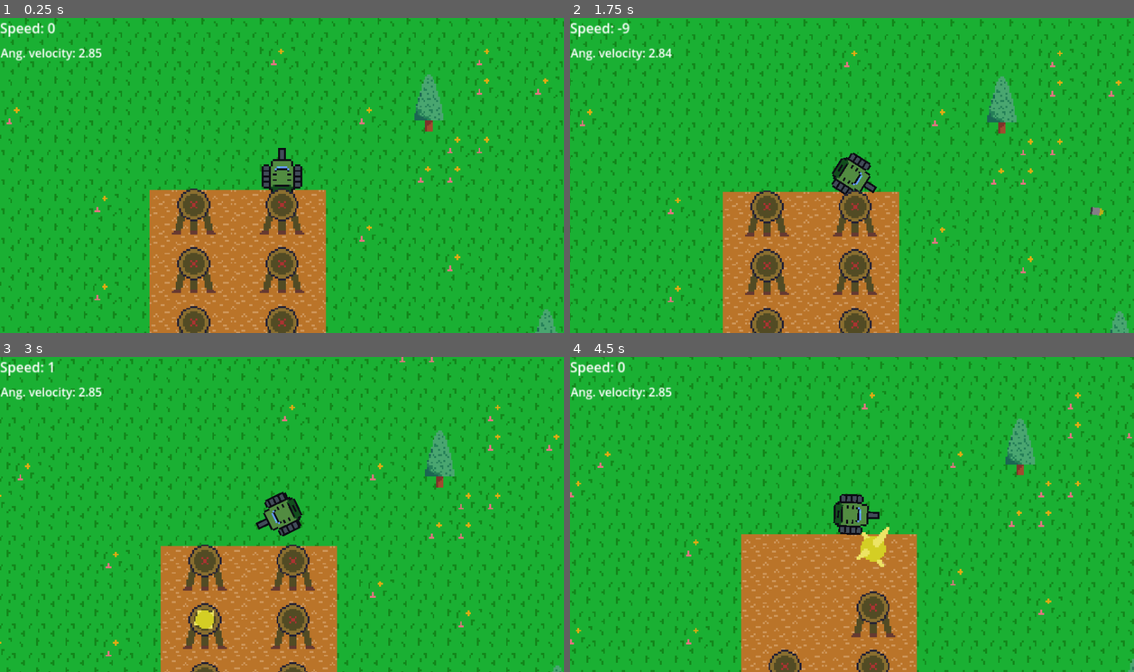
Above: before the commit, frames 1-4 (two rows, left to right).
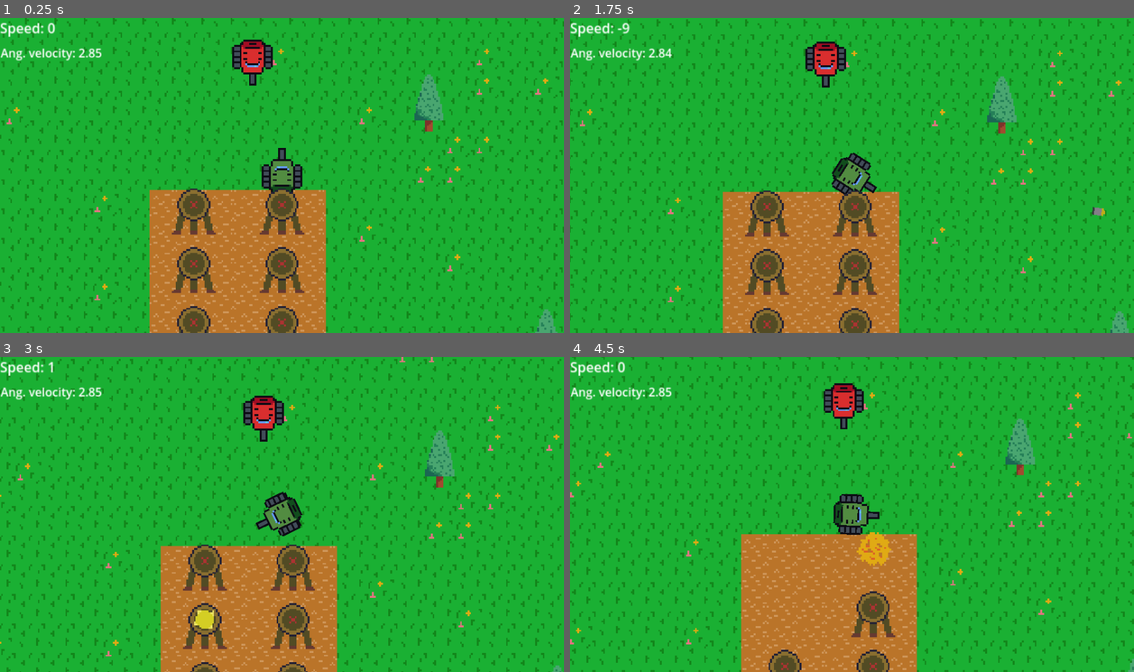
Above: after the commit, the same moments.

Repository: Hirosam1/tank_game
Game: Godot game, scene res://scenes/maps/debug.tscn
The game is run twice, just before and just after one commit, with the same random seed, the same clock (stepped at 60 frames per second) and the same inputs. The project has no main scene, so this scene is started directly.
Inputs:
- Up to frame 1 (0.25 s): no input
- Up to frame 2 (1.75 s): tap Enter at 0.5 s; hold D (player_mov_right) 0.53-1.28 s; hold Space (fire) 0.53-1.28 s; hold S (player_mov_down) from 1.28 s (still down); tap Space (fire) at 1.35 s
- Up to frame 3 (3 s): release S (player_mov_down) at 2.03 s; hold D (player_mov_right) 2.03-2.78 s; hold Space (fire) 2.03-2.78 s; hold W (player_mov_up) from 2.78 s (still down); tap Space (fire) at 2.85 s
- Up to frame 4 (4.5 s): release W (player_mov_up) at 3.53 s; hold Space (fire) 3.53-4.28 s; hold A (player_mov_left) from 3.53 s (still down); tap Space (fire) at 4.35 s

The runs differ from the first frame. In frame 1, 0.7% of the frame differs, in the area x 41-49%, y 6-22%; in frame 2, 0.8%; in frame 3, 0.7%; in frame 4, 1.2%, in the area x 44-57%, y 8-67%.

Commit message:
Make tankAI destructable with hurtboxes

Diff:
--- a/project.godot
+++ b/project.godot
@@ -64,3 +64,9 @@
 , Object(InputEventJoypadButton,"resource_local_to_scene":false,"resource_name":"","device":-1,"button_index":0,"pressure":0.0,"pressed":false,"script":null)
 ]
 }
+
+[layer_names]
+
+2d_physics/layer_1="PsysicsLayer"
+2d_physics/layer_2="HurtLayer"
+2d_physics/layer_3="DamageLayer"
--- a/scenes/assets/bullet.tscn
+++ b/scenes/assets/bullet.tscn
@@ -5,7 +5,7 @@
 [ext_resource type="Script" path="res://scripts/damagebox.gd" id="3_42u1w"]
 
 [sub_resource type="CircleShape2D" id="CircleShape2D_1dxqn"]
-radius = 3.16228
+radius = 2.0
 
 [node name="Bullet" type="Node2D"]
 z_index = 1
@@ -18,13 +18,17 @@
 texture = ExtResource("1_bsfbt")
 
 [node name="DamageBox" type="Area2D" parent="."]
+collision_layer = 4
+collision_mask = 2
 script = ExtResource("3_42u1w")
 object_damage = 50
 root_node = NodePath("..")
 
 [node name="CollisionShape2D" type="CollisionShape2D" parent="DamageBox"]
 z_index = 2
+position = Vector2(0, 1)
 shape = SubResource("CircleShape2D_1dxqn")
+debug_color = Color(0.74902, 0.25098, 0.941176, 0.419608)
 
 [node name="LifeTimer" type="Timer" parent="."]
 wait_time = 2.0
--- a/scenes/assets/hurtbox.tscn
+++ b/scenes/assets/hurtbox.tscn
@@ -7,6 +7,8 @@
 
 [node name="Hurtbox" type="Area2D"]
 z_index = 2
+collision_layer = 2
+collision_mask = 4
 script = ExtResource("1_rddwi")
 
 [node name="CollisionShape2D" type="CollisionShape2D" parent="."]
--- a/scenes/assets/shoot_target.tscn
+++ b/scenes/assets/shoot_target.tscn
@@ -1,10 +1,11 @@
-[gd_scene load_steps=11 format=3 uid="uid://cs506b8kfpcox"]
+[gd_scene load_steps=13 format=3 uid="uid://cs506b8kfpcox"]
 
 [ext_resource type="Texture2D" uid="uid://doksiiwcl2t3b" path="res://sprites/interactables_objs.png" id="1_nglia"]
 [ext_resource type="Script" path="res://scripts/destructable_object.gd" id="1_pv3f2"]
-[ext_resource type="PackedScene" uid="uid://b7t3kkfemxwnh" path="res://scenes/assets/health.tscn" id="2_kln2l"]
 [ext_resource type="Texture2D" uid="uid://decrmkmjcdw50" path="res://sprites/fx_sheet.png" id="2_xeuee"]
 [ext_resource type="Script" path="res://scripts/destructable_object_animation.gd" id="3_0n40n"]
+[ext_resource type="Script" path="res://scripts/health.gd" id="5_0so8n"]
+[ext_resource type="Script" path="res://scripts/hurtbox.gd" id="6_k57i5"]
 
 [sub_resource type="Animation" id="Animation_qmni2"]
 length = 0.001
@@ -91,6 +92,9 @@
 "destruction": SubResource("Animation_fboan")
 }
 
+[sub_resource type="CircleShape2D" id="CircleShape2D_ygmiw"]
+radius = 8.0
+
 [sub_resource type="PhysicsMaterial" id="PhysicsMaterial_vypn6"]
 
 [sub_resource type="RectangleShape2D" id="RectangleShape2D_3pk3u"]
@@ -107,7 +111,7 @@
 texture_filter = 1
 texture = ExtResource("2_xeuee")
 hframes = 7
-frame = 1
+frame = 6
 
 [node name="ObjectSprite" type="Sprite2D" parent="."]
 texture_filter = 1
@@ -121,7 +125,19 @@
 }
 script = ExtResource("3_0n40n")
 
-[node name="Health" parent="." instance=ExtResource("2_kln2l")]
+[node name="Health" type="Node2D" parent="."]
+script = ExtResource("5_0so8n")
+
+[node name="Hurtbox" type="Area2D" parent="Health"]
+z_index = 2
+collision_layer = 2
+collision_mask = 4
+script = ExtResource("6_k57i5")
+
+[node name="CollisionShape2D" type="CollisionShape2D" parent="Health/Hurtbox"]
+z_index = 2
+shape = SubResource("CircleShape2D_ygmiw")
+debug_color = Color(0.839216, 0.207843, 0.168627, 0.419608)
 
 [node name="StaticBody2D" type="StaticBody2D" parent="."]
 physics_material_override = SubResource("PhysicsMaterial_vypn6")
@@ -134,5 +150,3 @@
 [connection signal="finished_destroy_animation" from="AnimationPlayer" to="." method="_on_animation_player_finished_destroy_animation"]
 [connection signal="health_depleted" from="Health" to="." method="_on_health_health_depleted"]
 [connection signal="health_depleted" from="Health" to="AnimationPlayer" method="_on_health_health_depleted"]
-
-[editable path="Health"]
--- a/scenes/assets/tank_ai.tscn
+++ b/scenes/assets/tank_ai.tscn
@@ -1,13 +1,26 @@
-[gd_scene load_steps=11 format=3 uid="uid://s3pysyl7fsky"]
-
-[ext_resource type="Script" path="res://scenes/assets/ai_controll.gd" id="1_fql4l"]
-[ext_resource type="Script" path="res://scripts/Player/player_bullet_spawner.gd" id="2_qgl60"]
-[ext_resource type="PackedScene" uid="uid://c3hyedkxtt3ul" path="res://scenes/assets/bullet.tscn" id="3_3xlnr"]
+[gd_scene load_steps=18 format=3 uid="uid://s3pysyl7fsky"]
+
+[ext_resource type="Script" path="res://scripts/ai_conroll.gd" id="1_agoah"]
+[ext_resource type="Script" path="res://scripts/hurtbox.gd" id="4_ifuck"]
+[ext_resource type="Script" path="res://scripts/health.gd" id="4_qt12e"]
 [ext_resource type="Texture2D" uid="uid://djuirneunpx4e" path="res://sprites/AITank_sheet.png" id="4_xc4ad"]
 [ext_resource type="Script" path="res://scripts/tank_animation.gd" id="5_hpc0d"]
+[ext_resource type="Texture2D" uid="uid://decrmkmjcdw50" path="res://sprites/fx_sheet.png" id="7_dqgbw"]
 
 [sub_resource type="CircleShape2D" id="CircleShape2D_domve"]
 radius = 9.0
+
+[sub_resource type="RectangleShape2D" id="RectangleShape2D_s3sb6"]
+size = Vector2(6.125, 14)
+
+[sub_resource type="RectangleShape2D" id="RectangleShape2D_axp4h"]
+size = Vector2(6.125, 14)
+
+[sub_resource type="RectangleShape2D" id="RectangleShape2D_otlj6"]
+size = Vector2(8, 2)
+
+[sub_resource type="RectangleShape2D" id="RectangleShape2D_t1qnd"]
+size = Vector2(14, 2)
 
 [sub_resource type="Animation" id="Animation_2hb60"]
 resource_name = "Idle"
@@ -56,19 +69,101 @@
 "update": 1,
 "values": [0]
 }
+tracks/1/type = "value"
+tracks/1/imported = false
+tracks/1/enabled = true
+tracks/1/path = NodePath("FXSprite:visible")
+tracks/1/interp = 1
+tracks/1/loop_wrap = true
+tracks/1/keys = {
+"times": PackedFloat32Array(0),
+"transitions": PackedFloat32Array(1),
+"update": 1,
+"values": [false]
+}
+tracks/2/type = "value"
+tracks/2/imported = false
+tracks/2/enabled = true
+tracks/2/path = NodePath("FXSprite:frame")
+tracks/2/interp = 1
+tracks/2/loop_wrap = true
+tracks/2/keys = {
+"times": PackedFloat32Array(0),
+"transitions": PackedFloat32Array(1),
+"update": 1,
+"values": [0]
+}
+
+[sub_resource type="Animation" id="Animation_aa3na"]
+resource_name = "destroying"
+length = 0.6
+tracks/0/type = "value"
+tracks/0/imported = false
+tracks/0/enabled = true
+tracks/0/path = NodePath("FXSprite:visible")
+tracks/0/interp = 1
+tracks/0/loop_wrap = true
+tracks/0/keys = {
+"times": PackedFloat32Array(0, 0.6),
+"transitions": PackedFloat32Array(1, 1),
+"update": 1,
+"values": [true, false]
+}
+tracks/1/type = "value"
+tracks/1/imported = false
+tracks/1/enabled = true
+tracks/1/path = NodePath("FXSprite:frame")
+tracks/1/interp = 1
+tracks/1/loop_wrap = true
+tracks/1/keys = {
+"times": PackedFloat32Array(0, 0.1, 0.2, 0.3, 0.4, 0.5),
+"transitions": PackedFloat32Array(1, 1, 1, 1, 1, 1),
+"update": 1,
+"values": [0, 1, 2, 3, 4, 5]
+}
+
+[sub_resource type="Animation" id="Animation_ttv00"]
+resource_name = "destroy"
+length = 0.7
+tracks/0/type = "value"
+tracks/0/imported = false
+tracks/0/enabled = true
+tracks/0/path = NodePath("FXSprite:visible")
+tracks/0/interp = 1
+tracks/0/loop_wrap = true
+tracks/0/keys = {
+"times": PackedFloat32Array(0, 0.7),
+"transitions": PackedFloat32Array(1, 1),
+"update": 1,
+"values": [true, false]
+}
+tracks/1/type = "value"
+tracks/1/imported = false
+tracks/1/enabled = true
+tracks/1/path = NodePath("FXSprite:frame")
+tracks/1/interp = 1
+tracks/1/loop_wrap = true
+tracks/1/keys = {
+"times": PackedFloat32Array(0, 0.1, 0.2, 0.3, 0.4, 0.5, 0.6),
+"transitions": PackedFloat32Array(1, 1, 1, 1, 1, 1, 1),
+"update": 1,
+"values": [0, 1, 2, 3, 4, 5, 6]
+}
 
 [sub_resource type="AnimationLibrary" id="AnimationLibrary_km24e"]
 _data = {
 "Idle": SubResource("Animation_2hb60"),
 "Moving": SubResource("Animation_g0u3l"),
-"RESET": SubResource("Animation_kqcrg")
+"RESET": SubResource("Animation_kqcrg"),
+"destroy": SubResource("Animation_ttv00"),
+"destroying": SubResource("Animation_aa3na")
 }
 
 [node name="AITank" type="CharacterBody2D"]
 z_index = 1
 y_sort_enabled = true
 motion_mode = 1
-script = ExtResource("1_fql4l")
+script = ExtResource("1_agoah")
 
 [node name="TankCollisionBox" type="CollisionShape2D" parent="."]
 z_index = 2
@@ -76,10 +171,7 @@
 
 [node name="TankBulletSpawner" type="Node2D" parent="."]
 z_index = 1
-position = Vector2(0, 11)
-script = ExtResource("2_qgl60")
-bullet_asset = ExtResource("3_3xlnr")
-shoot_delay = 0.6
+position = Vector2(0, 12)
 
 [node name="TankSprite" type="Sprite2D" parent="."]
 texture_filter = 1
@@ -87,9 +179,76 @@
 offset = Vector2(0, 5)
 hframes = 3
 
+[node name="Health" type="Node2D" parent="."]
+script = ExtResource("4_qt12e")
+health = 200
+
+[node name="RightHurtbox" type="Area2D" parent="Health"]
+z_index = 2
+collision_layer = 2
+collision_mask = 4
+script = ExtResource("4_ifuck")
+damage_negator = 30
+
+[node name="CollisionShape2D" type="CollisionShape2D" parent="Health/RightHurtbox"]
+z_index = 2
+position = Vector2(-3.0625, -1)
+shape = SubResource("RectangleShape2D_s3sb6")
+debug_color = Color(0.839216, 0.207843, 0.168627, 0.419608)
+
+[node name="LeftHurtbox" type="Area2D" parent="Health"]
+z_index = 2
+collision_layer = 2
+collision_mask = 4
+script = ExtResource("4_ifuck")
+damage_negator = 30
+
+[node name="CollisionShape2D" type="CollisionShape2D" parent="Health/LeftHurtbox"]
+z_index = 2
+position = Vector2(3.0625, -1)
+shape = SubResource("RectangleShape2D_axp4h")
+debug_color = Color(0.839216, 0.207843, 0.168627, 0.419608)
+
+[node name="FrontHurtbox" type="Area2D" parent="Health"]
+z_index = 2
+collision_layer = 2
+collision_mask = 4
+script = ExtResource("4_ifuck")
+damage_negator = -25
+
+[node name="CollisionShape2D" type="CollisionShape2D" parent="Health/FrontHurtbox"]
+z_index = 2
+position = Vector2(0, 7)
+shape = SubResource("RectangleShape2D_otlj6")
+debug_color = Color(0.839216, 0.207843, 0.168627, 0.419608)
+
+[node name="BackHurtbox" type="Area2D" parent="Health"]
+z_index = 2
+collision_layer = 2
+collision_mask = 4
+script = ExtResource("4_ifuck")
+damage_negator = 15
+
+[node name="CollisionShape2D" type="CollisionShape2D" parent="Health/BackHurtbox"]
+z_index = 2
+position = Vector2(0, -9)
+shape = SubResource("RectangleShape2D_t1qnd")
+debug_color = Color(0.839216, 0.207843, 0.168627, 0.419608)
+
 [node name="TankAnimation" type="AnimationPlayer" parent="."]
 libraries = {
 "": SubResource("AnimationLibrary_km24e")
 }
 script = ExtResource("5_hpc0d")
 max_animation_speed = 9.0
+
+[node name="FXSprite" type="Sprite2D" parent="."]
+visible = false
+texture_filter = 1
+texture = ExtResource("7_dqgbw")
+hframes = 7
+
+[connection signal="health_depleted" from="Health" to="." method="_on_health_health_depleted"]
+[connection signal="health_depleted" from="Health" to="TankAnimation" method="_on_health_health_depleted"]
+[connection signal="animation_finished" from="TankAnimation" to="TankAnimation" method="_on_animation_finished"]
+[connection signal="finished_destroy_animation" from="TankAnimation" to="." method="_on_tank_animation_finished_destroy_animation"]
--- a/scenes/assets/tank_player.tscn
+++ b/scenes/assets/tank_player.tscn
@@ -80,7 +80,7 @@
 
 [node name="TankBulletSpawner" type="Node2D" parent="."]
 z_index = 1
-position = Vector2(0, 11)
+position = Vector2(0, 12)
 script = ExtResource("2_hully")
 bullet_asset = ExtResource("4_pwpt5")
 shoot_delay = 0.6
--- a/scenes/maps/debug.tscn
+++ b/scenes/maps/debug.tscn
@@ -1,10 +1,11 @@
-[gd_scene load_steps=8 format=3 uid="uid://cuv0eqnc48g81"]
+[gd_scene load_steps=9 format=3 uid="uid://cuv0eqnc48g81"]
 
 [ext_resource type="Texture2D" uid="uid://coahxyxvlestc" path="res://sprites/map1_tilemap.png" id="1_w7e88"]
 [ext_resource type="PackedScene" uid="uid://dhcf6ad46txkl" path="res://scenes/assets/tank_player.tscn" id="2_0e4me"]
 [ext_resource type="Script" path="res://scripts/camera_follower.gd" id="3_m3t6b"]
 [ext_resource type="PackedScene" uid="uid://cto6uew5e0ki3" path="res://scenes/assets/debug_ui.tscn" id="3_qyi4b"]
 [ext_resource type="PackedScene" uid="uid://cs506b8kfpcox" path="res://scenes/assets/shoot_target.tscn" id="4_2288j"]
+[ext_resource type="PackedScene" uid="uid://s3pysyl7fsky" path="res://scenes/assets/tank_ai.tscn" id="6_pdph3"]
 
 [sub_resource type="TileSetAtlasSource" id="TileSetAtlasSource_faksi"]
 texture = ExtResource("1_w7e88")
@@ -94,11 +95,10 @@
 [node name="ShootTarget6" parent="ShootTargets" instance=ExtResource("4_2288j")]
 position = Vector2(-344, 104)
 
+[node name="AITank" parent="." instance=ExtResource("6_pdph3")]
+position = Vector2(-360, -40)
+
 [editable path="ShootTargets/ShootTarget"]
-[editable path="ShootTargets/ShootTarget/Health"]
 [editable path="ShootTargets/ShootTarget2"]
-[editable path="ShootTargets/ShootTarget2/Health"]
 [editable path="ShootTargets/ShootTarget3"]
-[editable path="ShootTargets/ShootTarget3/Health"]
 [editable path="ShootTargets/ShootTarget5"]
-[editable path="ShootTargets/ShootTarget5/Health"]
--- a/scripts/ai_conroll.gd
+++ b/scripts/ai_conroll.gd
@@ -22,6 +22,8 @@
 var mov_vec = Vector2()
 var speed = 0.0
 
+var is_alive=true
+
 func _ready():
 	tank_animation.max_speed = top_speed
 
@@ -38,3 +40,9 @@
 
 func _physics_process(delta):
 	pass
+
+func _on_health_health_depleted():
+	is_alive=false
+
+func _on_tank_animation_finished_destroy_animation():
+	queue_free()
--- a/scripts/health.gd
+++ b/scripts/health.gd
@@ -7,6 +7,7 @@
 ## Health of the object
 @export_range(1.0,2.0,1.0,"or_greater")
 var health :int = 1
+var depleated := false
 
 var hurt_boxes:Array[Node] = []
 
@@ -15,4 +16,6 @@
 
 func damage(hurtbox: HurtBox, val):
 	health -= val
-	if(health <= 0):		health_depleted.emit()
+	if(health <= 0 and depleated == false):
+		depleated = true
+		health_depleted.emit()
--- a/scripts/hurtbox.gd
+++ b/scripts/hurtbox.gd
@@ -2,6 +2,7 @@
 ## any parent class.
 extends Area2D
 class_name  HurtBox
+## How much damage this hurtbox will reduce.
 @export
 var damage_negator := 0
 
--- a/scripts/tank_animation.gd
+++ b/scripts/tank_animation.gd
@@ -1,5 +1,7 @@
 ## Controlls tank animation speed based on its speed.
 extends AnimationPlayer
+
+signal finished_destroy_animation
 
 ## Max  number of animations cycles per second.
 ## When the tank is stoped, animation is stopped.
@@ -9,14 +11,30 @@
 var current_speed := 0.0
 var max_speed := 0.0
 
+var destroy_animation = "destroy"
+
+var is_alive=true
+
 func _process(_delta):
-	var anim_speed_scale = 0
-	if(current_speed == 0.0):
-		if current_animation != "Idle":
-			play("Idle")
-	else:
-		if current_animation != "Moving":
-			play("Moving")
-		anim_speed_scale = lerp(0.0, max_animation_speed,
-								current_speed/max_speed)
-		speed_scale = anim_speed_scale
+	speed_scale=1
+	if(is_alive):
+		var anim_speed_scale = 0
+		if(current_speed == 0.0):
+			if current_animation != "Idle":
+				play("Idle")
+		else:
+			if current_animation != "Moving":
+				play("Moving")
+			anim_speed_scale = lerp(0.0, max_animation_speed,
+									current_speed/max_speed)
+			speed_scale = anim_speed_scale
+
+func _on_health_health_depleted():
+	print("destroyed")
+	is_alive=false
+	play(destroy_animation)
+
+func _on_animation_finished(anim_name):
+	print("anim:  " + anim_name)
+	if(anim_name == destroy_animation):
+		finished_destroy_animation.emit()
